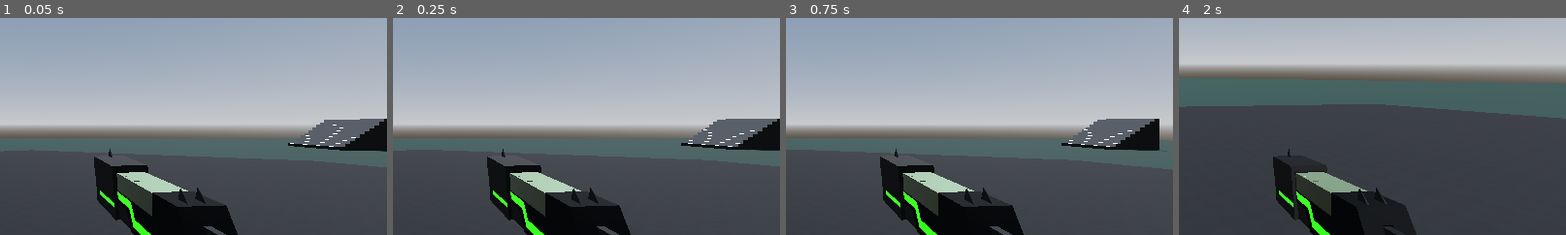
Above: before the commit, frames 1-4 (left to right).
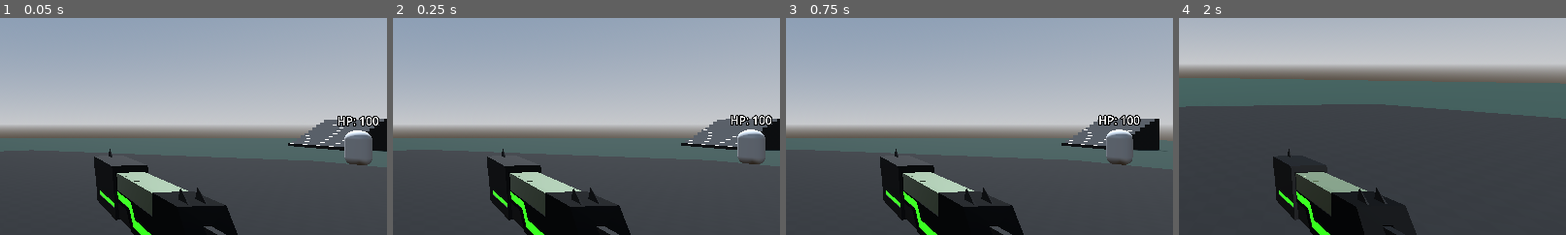
Above: after the commit, the same moments.

Repository: rinriukato/shroomjam-24
Game: Godot game, scene res://world_test.tscn
Two runs of this game, one before a commit and one after it. Both use one fixed random seed, a clock stepped at 60 frames per second and the inputs below.
Inputs (mouse positions are % of the whole screen's width and height, from its top left):
- Up to frame 1 (0.05 s): no input
- Up to frame 2 (0.25 s): no input
- Up to frame 3 (0.75 s): tap Enter at 0.5 s; move the mouse to (72, 45) at 0.52 s; press the mouse at (72, 45) at 0.53 s; hold D (right) from 0.53 s (still down)
- Up to frame 4 (2 s): tap Space (jump) at 0.77, 1.52 s; move the mouse to (45, 50) at 1.27 s; release D (right) at 1.28 s; release the mouse at (45, 50) at 1.28 s; hold W (up) from 1.28 s (still down); tap Shift (dash) at 1.35 s; click (45, 50) at 1.55 s
The pictures show only the part of the screen within x 46-96%, y 26-76%; the shares and areas given below are measured in that part.

The runs differ from the first frame. In frame 1, 1.1% of the frame differs, in the area x 87-98%, y 45-68%; in frame 2, 1.0%; in frame 3, 0.9%; in frame 4, nothing differs.

Commit message:
added weapon logic, test sounds, test dummy for damage

Diff:
--- a/project-source-coded/project.godot
+++ b/project-source-coded/project.godot
@@ -47,6 +47,11 @@
 "events": [Object(InputEventKey,"resource_local_to_scene":false,"resource_name":"","device":-1,"window_id":0,"alt_press …(195 unchanged characters)…
 ]
 }
+shoot={
+"deadzone": 0.5,
+"events": [Object(InputEventMouseButton,"resource_local_to_scene":false,"resource_name":"","device":-1,"window_id":0,"alt_pressed":false,"shift_pressed":false,"ctrl_pressed":false,"meta_pressed":false,"button_mask":1,"position":Vector2(160, 20),"global_position":Vector2(169, 66),"factor":1.0,"button_index":1,"canceled":false,"pressed":true,"double_click":false,"script":null)
+]
+}
 
 [rendering]
 
--- /dev/null
+++ b/project-source-coded/rigid_body_3d.gd
@@ -0,0 +1,13 @@
+extends RigidBody3D
+
+@export var hp = 100
+
+func _process(_delta: float) -> void:
+	$"../Label3D".text = 'HP: ' + str(hp)
+
+func take_damage(amount : int):
+	hp -= amount
+
+	if hp <= 0:
+		$"..".queue_free()
+		#self.queue_free()
--- a/project-source-coded/weapon_manager/blaster/blaster.tres
+++ b/project-source-coded/weapon_manager/blaster/blaster.tres
@@ -1,7 +1,9 @@
-[gd_resource type="Resource" script_class="WeaponResource" load_steps=3 format=3 uid="uid://cw7oaxs3gcy0a"]
+[gd_resource type="Resource" script_class="WeaponResource" load_steps=5 format=3 uid="uid://cw7oaxs3gcy0a"]
 
 [ext_resource type="Script" path="res://weapon_manager/weapon_resource.gd" id="1_8limm"]
+[ext_resource type="AudioStream" uid="uid://1mserrwmarll" path="res://weapon_manager/sounds/531861__superphat__scifiheavyblastershot.wav" id="2_sruqi"]
 [ext_resource type="PackedScene" uid="uid://cq3loigjiyen5" path="res://models/blaster.gltf" id="2_u07b1"]
+[ext_resource type="AudioStream" uid="uid://il8rqgg7uaf6" path="res://weapon_manager/sounds/668358__adhdreaming__selection-selected.wav" id="3_cmmsi"]
 
 [resource]
 script = ExtResource("1_8limm")
@@ -10,3 +12,9 @@
 view_model_rot = Vector3(0, -1.5708, -0.485202)
 view_model_scale = Vector3(1, 1, 1)
 damage = 10
+view_idle_anim = ""
+view_equip_anim = ""
+view_shoot_anim = ""
+view_reload_anim = ""
+shoot_sound = ExtResource("2_sruqi")
+unholster_sound = ExtResource("3_cmmsi")
--- a/project-source-coded/weapon_manager/weapon_manager.gd
+++ b/project-source-coded/weapon_manager/weapon_manager.gd
@@ -1,4 +1,8 @@
+class_name WeaponManager
 extends Node3D
+
+# For stopping weapon shooting while menus are open
+@export var allow_shoot : bool = true
 
 # Set weapon
 @export var current_weapon : WeaponResource
@@ -11,9 +15,12 @@
 
 var current_weapon_view_model : Node3D
 
+@onready var audio_stream_player = $AudioStreamPlayer3D
+
 # Update weapon model on spawn or on change
 func update_weapon_model() -> void:
 	if current_weapon != null:
+		current_weapon.weapon_manager = self
 		# If container is set properly (to player) and there is a model avaliable...
 		if view_model_container and current_weapon.view_model:
 			# Spawn model, and add to container
@@ -24,12 +31,29 @@
 			current_weapon_view_model.rotation = current_weapon.view_model_rot
 			current_weapon_view_model.scale = current_weapon.view_model_scale
 
-			if player.has_method('update_view_model_masks'):
-				player.update_view_model_masks()
+		if player.has_method('update_view_model_masks'):
+			player.update_view_model_masks()
+
+		current_weapon.is_equipped = true
+
+func play_sound(sound : AudioStream):
+	if sound:
+		if audio_stream_player.stream != sound:
+			audio_stream_player.stream = sound
+		audio_stream_player.play()
+
+func stop_sounds():
+	audio_stream_player.stop()
+
+func _unhandled_input(event: InputEvent) -> void:
+	if current_weapon and is_inside_tree():
+		if event.is_action_pressed('shoot') and allow_shoot:
+			current_weapon.trigger_down = true
+		elif event.is_action_released('shoot'):
+			current_weapon.trigger_down = false
 
 func _ready() -> void:
 	update_weapon_model()
 
-
 func _process(_delta: float) -> void:
 	pass
--- a/project-source-coded/weapon_manager/weapon_manager.tscn
+++ b/project-source-coded/weapon_manager/weapon_manager.tscn
@@ -6,3 +6,4 @@
 script = ExtResource("1_rpq7x")
 
 [node name="AudioStreamPlayer3D" type="AudioStreamPlayer3D" parent="."]
+volume_db = -2.0
--- a/project-source-coded/weapon_manager/weapon_resource.gd
+++ b/project-source-coded/weapon_manager/weapon_resource.gd
@@ -1,5 +1,7 @@
 class_name WeaponResource
 extends Resource
+
+
 
 # First person persective gun model
 @export var view_model : PackedScene
@@ -8,5 +10,74 @@
 @export var view_model_rot : Vector3
 @export var view_model_scale := Vector3(1,1,1)
 
+# Animations
+@export var view_idle_anim : String
+@export var view_equip_anim : String
+@export var view_shoot_anim : String
+@export var view_reload_anim : String
+
+# Sounds
+@export var shoot_sound : AudioStream
+@export var unholster_sound : AudioStream
+
 # Weapon properties
 @export var damage = 10
+var weapon_manager : WeaponManager
+const RAYCAST_DIST : float = 9999
+
+# Weapon Logic
+var trigger_down := false :
+	set(v):
+		if trigger_down != v:
+			trigger_down = v
+
+			if trigger_down:
+				on_trigger_down()
+			else:
+				on_trigger_up()
+
+var is_equipped := false :
+	set(v):
+		if is_equipped != v:
+			is_equipped = v
+			if is_equipped:
+				on_equip()
+			else:
+				on_unequip()
+
+func on_trigger_down():
+	fire_shot()
+
+func on_trigger_up():
+	pass
+
+func on_equip():
+	# Play animations for equipping here, example below
+	#weapon_manager.play_anim(current_weapon.view_idle_anim)
+	pass
+
+func on_unequip():
+	pass
+
+func fire_shot():
+	weapon_manager.play_sound(shoot_sound)
+	# Play shooting animation here?
+	# Queue idle animation here
+
+	var raycast = weapon_manager.bullet_raycast
+	raycast.target_position = Vector3(0,0,-abs(RAYCAST_DIST))
+	raycast.force_raycast_update()
+
+	if raycast.is_colliding():
+		var object = raycast.get_collider()
+		var normal = raycast.get_collision_normal()
+		var point = raycast.get_collision_point()
+
+		# Apply force to physics objects, not necessary rn
+		if object is RigidBody3D:
+		# 5.0 is force applied to physics objects
+			object.apply_impulse(-normal * 5.0 / object.mass, point - object.global_position)
+
+		# Damage enemy
+		if object.has_method('take_damage'):
+			object.take_damage(self.damage)
--- a/project-source-coded/world_test.tscn
+++ b/project-source-coded/world_test.tscn
@@ -1,9 +1,10 @@
-[gd_scene load_steps=8 format=3 uid="uid://un3t25ojosdj"]
+[gd_scene load_steps=11 format=3 uid="uid://un3t25ojosdj"]
 
 [ext_resource type="PackedScene" uid="uid://cjue1brner3wq" path="res://player/player_controller.tscn" id="1_mtdib"]
 [ext_resource type="Material" uid="uid://by3y4ryc85mc2" path="res://default_mat_2.tres" id="1_tpq3e"]
 [ext_resource type="Material" uid="uid://mh1b1qqde2wy" path="res://default_mat.tres" id="2_3ngrw"]
 [ext_resource type="PackedScene" uid="uid://bak8ltrhbmlv5" path="res://CSGStairMaker3D.tscn" id="3_qns8b"]
+[ext_resource type="Script" path="res://rigid_body_3d.gd" id="5_3e1dv"]
 
 [sub_resource type="ProceduralSkyMaterial" id="ProceduralSkyMaterial_jaftf"]
 sky_horizon_color = Color(0.64625, 0.65575, 0.67075, 1)
@@ -16,6 +17,10 @@
 background_mode = 2
 sky = SubResource("Sky_q1chv")
 tonemap_mode = 2
+
+[sub_resource type="CapsuleShape3D" id="CapsuleShape3D_y1qkr"]
+
+[sub_resource type="CapsuleMesh" id="CapsuleMesh_xy31j"]
 
 [node name="World" type="Node3D"]
 
@@ -61,3 +66,25 @@
 
 [node name="CharacterBody3D" parent="." instance=ExtResource("1_mtdib")]
 transform = Transform3D(1, 0, 0, 0, 1, 0, 0, 0, 1, 0, 1.05795, 0)
+
+[node name="TestDummy" type="Node3D" parent="."]
+transform = Transform3D(1, 0, 0, 0, 1, 0, 0, 0, 1, 17.9685, 1.35041, -15.6164)
+
+[node name="RigidBody3D" type="RigidBody3D" parent="TestDummy"]
+mass = 10.0
+center_of_mass_mode = 1
+center_of_mass = Vector3(0, -1, 0)
+script = ExtResource("5_3e1dv")
+
+[node name="CollisionShape3D" type="CollisionShape3D" parent="TestDummy/RigidBody3D"]
+shape = SubResource("CapsuleShape3D_y1qkr")
+
+[node name="MeshInstance3D" type="MeshInstance3D" parent="TestDummy/RigidBody3D"]
+mesh = SubResource("CapsuleMesh_xy31j")
+skeleton = NodePath("../..")
+
+[node name="Label3D" type="Label3D" parent="TestDummy"]
+transform = Transform3D(1, 0, 0, 0, 1, 0, 0, 0, 1, 0, 1.65969, 0)
+text = "HP: 1000"
+font_size = 127
+outline_size = 47
Not shown, added: project-source-coded/weapon_manager/sounds/531861__superphat__scifiheavyblastershot.wav.import
Not shown, added: project-source-coded/weapon_manager/sounds/668358__adhdreaming__selection-selected.wav.import
Not shown, added: project-source-coded/weapon_manager/sounds/531861__superphat__scifiheavyblastershot.wav
Not shown, added: project-source-coded/weapon_manager/sounds/668358__adhdreaming__selection-selected.wav
